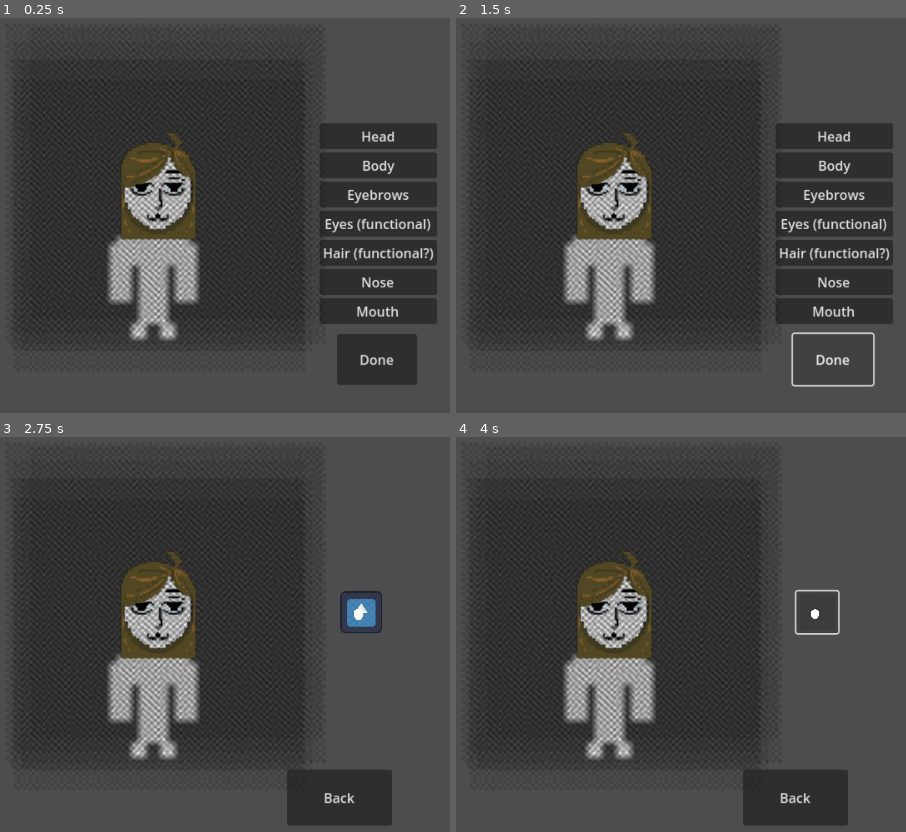
Above: before the commit, frames 1-4 (two rows, left to right).
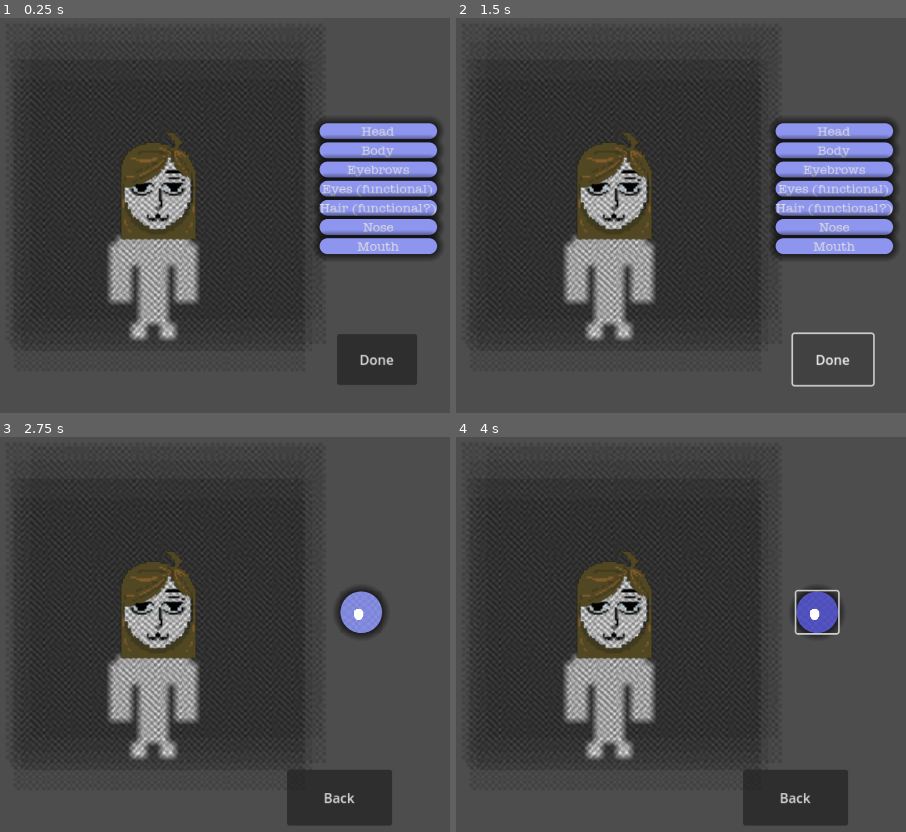
Above: after the commit, the same moments.

Repository: JordanFreyman/group-6
Game: Godot game, scene res://scene_manager.tscn
Two runs of this game, one before a commit and one after it. Both use one fixed random seed, a clock stepped at 60 frames per second and the inputs below. The engine's default icon, where the game draws it, is replaced by a stand-in: a white triangle on a blue panel in a dark square.
Inputs (mouse positions are in pixels of both pictures, inside the frame that each line leads up to):
- Up to frame 1 (0.25 s): no input
- Up to frame 2 (1.5 s): click "Done" at 0.5 s; click "Done" at 1.25 s
- Up to frame 3 (2.75 s): click "Head" at 2 s
- Up to frame 4 (4 s): click (816, 610) at 2.75 s; click (816, 610) at 3.5 s

The runs differ from the first frame. In frame 1, 13% of the frame differs, in the area x 70-98%, y 25-78%; in frame 2, 13%; in frame 3, 1.0%; in frame 4, 0.9%.

Commit message:
applied new theme to all buttons

Diff:
--- a/godot/body.tscn
+++ b/godot/body.tscn
@@ -7,9 +7,9 @@
 [ext_resource type="Texture2D" uid="uid://c3l18r0xcr67m" path="res://Art/CompositeSpriteSheets/Eyebrows1.png" id="5_titg8"]
 [ext_resource type="Texture2D" uid="uid://cpltqnjbbrpw3" path="res://Art/CompositeSpriteSheets/Eyes1.png" id="6_jtyji"]
 [ext_resource type="Texture2D" uid="uid://d0fld68dlpb6f" path="res://Art/CompositeSpriteSheets/Nose1.png" id="7_xte7u"]
-[ext_resource type="Theme" uid="uid://dwy6h3pp5fuit" path="res://Art/Default_Button.tres" id="8_i03k6"]
 [ext_resource type="Texture2D" uid="uid://k6eaaouf4uj8" path="res://Art/CompositeSpriteSheets/Mouth1.png" id="8_rsf0a"]
 [ext_resource type="Texture2D" uid="uid://dwn5pgjum2eq7" path="res://Art/CompositeSpriteSheets/Hair1.png" id="9_2c87r"]
+[ext_resource type="Theme" uid="uid://cjib8vu7cprxw" path="res://Themes/testTheme.tres" id="10_b22vq"]
 
 [sub_resource type="GDScript" id="GDScript_4m84k"]
 script/source = "extends Control
@@ -88,7 +88,7 @@
 [node name="Body1" type="Button" parent="Menu/GridContainer"]
 custom_minimum_size = Vector2(50, 50)
 layout_mode = 2
-theme = ExtResource("8_i03k6")
+theme = ExtResource("10_b22vq")
 icon = ExtResource("3_hlmvs")
 icon_alignment = 1
 expand_icon = true
--- a/godot/character.tscn
+++ b/godot/character.tscn
@@ -9,6 +9,7 @@
 [ext_resource type="Texture2D" uid="uid://d0fld68dlpb6f" path="res://Art/CompositeSpriteSheets/Nose1.png" id="7_ipkly"]
 [ext_resource type="Texture2D" uid="uid://k6eaaouf4uj8" path="res://Art/CompositeSpriteSheets/Mouth1.png" id="8_w5ccl"]
 [ext_resource type="Texture2D" uid="uid://dwn5pgjum2eq7" path="res://Art/CompositeSpriteSheets/Hair1.png" id="9_ux7m7"]
+[ext_resource type="Theme" uid="uid://cjib8vu7cprxw" path="res://Themes/testTheme.tres" id="10_n0wv4"]
 
 [node name="Character" type="Node2D"]
 position = Vector2(19, -153)
@@ -72,30 +73,37 @@
 
 [node name="ViewHead" type="Button" parent="Menu/MarginContainer/VBoxContainer"]
 layout_mode = 2
+theme = ExtResource("10_n0wv4")
 text = "Head"
 
 [node name="ViewBody" type="Button" parent="Menu/MarginContainer/VBoxContainer"]
 layout_mode = 2
+theme = ExtResource("10_n0wv4")
 text = "Body"
 
 [node name="ViewEyebrows" type="Button" parent="Menu/MarginContainer/VBoxContainer"]
 layout_mode = 2
+theme = ExtResource("10_n0wv4")
 text = "Eyebrows"
 
 [node name="ViewEyes" type="Button" parent="Menu/MarginContainer/VBoxContainer"]
 layout_mode = 2
+theme = ExtResource("10_n0wv4")
 text = "Eyes (functional)"
 
 [node name="ViewHair" type="Button" parent="Menu/MarginContainer/VBoxContainer"]
 layout_mode = 2
+theme = ExtResource("10_n0wv4")
 text = "Hair (functional?)"
 
 [node name="ViewNose" type="Button" parent="Menu/MarginContainer/VBoxContainer"]
 layout_mode = 2
+theme = ExtResource("10_n0wv4")
 text = "Nose"
 
 [node name="ViewMouth" type="Button" parent="Menu/MarginContainer/VBoxContainer"]
 layout_mode = 2
+theme = ExtResource("10_n0wv4")
 text = "Mouth"
 
 [node name="Button" type="Button" parent="Menu"]
--- a/godot/eyebrows.tscn
+++ b/godot/eyebrows.tscn
@@ -7,9 +7,9 @@
 [ext_resource type="Texture2D" uid="uid://dwn5pgjum2eq7" path="res://Art/CompositeSpriteSheets/Hair1.png" id="5_x6jlu"]
 [ext_resource type="Texture2D" uid="uid://cpltqnjbbrpw3" path="res://Art/CompositeSpriteSheets/Eyes1.png" id="6_hhyrh"]
 [ext_resource type="Texture2D" uid="uid://k6eaaouf4uj8" path="res://Art/CompositeSpriteSheets/Mouth1.png" id="7_atdlb"]
-[ext_resource type="Theme" uid="uid://dwy6h3pp5fuit" path="res://Art/Default_Button.tres" id="8_5ntgo"]
 [ext_resource type="Texture2D" uid="uid://d0fld68dlpb6f" path="res://Art/CompositeSpriteSheets/Nose1.png" id="8_rqqfo"]
 [ext_resource type="Texture2D" uid="uid://c3l18r0xcr67m" path="res://Art/CompositeSpriteSheets/Eyebrows1.png" id="9_10iab"]
+[ext_resource type="Theme" uid="uid://cjib8vu7cprxw" path="res://Themes/testTheme.tres" id="10_fiyd2"]
 [ext_resource type="Texture2D" uid="uid://x6kx7rftbrqh" path="res://Art/CompositeSpriteSheets/Eyebrows2.png" id="10_o7jat"]
 
 [sub_resource type="GDScript" id="GDScript_4m84k"]
@@ -89,7 +89,7 @@
 [node name="Eyebrows1" type="Button" parent="Menu/GridContainer"]
 custom_minimum_size = Vector2(50, 50)
 layout_mode = 2
-theme = ExtResource("8_5ntgo")
+theme = ExtResource("10_fiyd2")
 icon = ExtResource("9_10iab")
 icon_alignment = 1
 expand_icon = true
@@ -97,7 +97,7 @@
 [node name="Eyebrows2" type="Button" parent="Menu/GridContainer"]
 custom_minimum_size = Vector2(50, 50)
 layout_mode = 2
-theme = ExtResource("8_5ntgo")
+theme = ExtResource("10_fiyd2")
 icon = ExtResource("10_o7jat")
 icon_alignment = 1
 expand_icon = true
--- a/godot/eyes.tscn
+++ b/godot/eyes.tscn
@@ -9,7 +9,7 @@
 [ext_resource type="Texture2D" uid="uid://d0fld68dlpb6f" path="res://Art/CompositeSpriteSheets/Nose1.png" id="7_lw5kf"]
 [ext_resource type="Texture2D" uid="uid://k6eaaouf4uj8" path="res://Art/CompositeSpriteSheets/Mouth1.png" id="8_2s31x"]
 [ext_resource type="Texture2D" uid="uid://dwn5pgjum2eq7" path="res://Art/CompositeSpriteSheets/Hair1.png" id="9_0r8w8"]
-[ext_resource type="Theme" uid="uid://dwy6h3pp5fuit" path="res://Art/Default_Button.tres" id="9_x6bo3"]
+[ext_resource type="Theme" uid="uid://cjib8vu7cprxw" path="res://Themes/testTheme.tres" id="10_mfekp"]
 [ext_resource type="Texture2D" uid="uid://cq8kkurfsrj12" path="res://Art/CompositeSpriteSheets/Eyes2.png" id="10_x2rkw"]
 
 [sub_resource type="GDScript" id="GDScript_4m84k"]
@@ -89,7 +89,7 @@
 [node name="Eyes1" type="Button" parent="Menu/GridContainer"]
 custom_minimum_size = Vector2(50, 50)
 layout_mode = 2
-theme = ExtResource("9_x6bo3")
+theme = ExtResource("10_mfekp")
 icon = ExtResource("6_mifkf")
 icon_alignment = 1
 expand_icon = true
@@ -97,7 +97,7 @@
 [node name="Eyes2" type="Button" parent="Menu/GridContainer"]
 custom_minimum_size = Vector2(50, 50)
 layout_mode = 2
-theme = ExtResource("9_x6bo3")
+theme = ExtResource("10_mfekp")
 icon = ExtResource("10_x2rkw")
 icon_alignment = 1
 expand_icon = true
--- a/godot/hair.tscn
+++ b/godot/hair.tscn
@@ -8,8 +8,8 @@
 [ext_resource type="Texture2D" uid="uid://cpltqnjbbrpw3" path="res://Art/CompositeSpriteSheets/Eyes1.png" id="6_8gw2i"]
 [ext_resource type="Texture2D" uid="uid://d0fld68dlpb6f" path="res://Art/CompositeSpriteSheets/Nose1.png" id="7_yiga6"]
 [ext_resource type="Texture2D" uid="uid://k6eaaouf4uj8" path="res://Art/CompositeSpriteSheets/Mouth1.png" id="8_2j6j2"]
-[ext_resource type="Theme" uid="uid://dwy6h3pp5fuit" path="res://Art/Default_Button.tres" id="8_m4jse"]
 [ext_resource type="Texture2D" uid="uid://dwn5pgjum2eq7" path="res://Art/CompositeSpriteSheets/Hair1.png" id="9_3yd8x"]
+[ext_resource type="Theme" uid="uid://cjib8vu7cprxw" path="res://Themes/testTheme.tres" id="10_4nx3f"]
 [ext_resource type="Texture2D" uid="uid://dh11bdn7qliyc" path="res://Art/CompositeSpriteSheets/Hair2.png" id="10_i54w4"]
 
 [sub_resource type="GDScript" id="GDScript_4m84k"]
@@ -89,7 +89,7 @@
 [node name="Hair1" type="Button" parent="Menu/GridContainer"]
 custom_minimum_size = Vector2(50, 50)
 layout_mode = 2
-theme = ExtResource("8_m4jse")
+theme = ExtResource("10_4nx3f")
 icon = ExtResource("9_3yd8x")
 icon_alignment = 1
 expand_icon = true
@@ -97,7 +97,7 @@
 [node name="Hair2" type="Button" parent="Menu/GridContainer"]
 custom_minimum_size = Vector2(50, 50)
 layout_mode = 2
-theme = ExtResource("8_m4jse")
+theme = ExtResource("10_4nx3f")
 icon = ExtResource("10_i54w4")
 icon_alignment = 1
 expand_icon = true
--- a/godot/head.tscn
+++ b/godot/head.tscn
@@ -6,10 +6,10 @@
 [ext_resource type="Texture2D" uid="uid://c3l18r0xcr67m" path="res://Art/CompositeSpriteSheets/Eyebrows1.png" id="5_x4i2c"]
 [ext_resource type="Texture2D" uid="uid://cpltqnjbbrpw3" path="res://Art/CompositeSpriteSheets/Eyes1.png" id="6_g07xo"]
 [ext_resource type="Texture2D" uid="uid://d0fld68dlpb6f" path="res://Art/CompositeSpriteSheets/Nose1.png" id="7_qc53t"]
-[ext_resource type="Theme" uid="uid://dwy6h3pp5fuit" path="res://Art/Default_Button.tres" id="8_fdfdb"]
 [ext_resource type="Texture2D" uid="uid://k6eaaouf4uj8" path="res://Art/CompositeSpriteSheets/Mouth1.png" id="8_kyejb"]
 [ext_resource type="Texture2D" uid="uid://dsqmxnmltxw67" path="res://Art/CompositeSpriteSheets/Head1.png" id="9_i4eqi"]
 [ext_resource type="Texture2D" uid="uid://dwn5pgjum2eq7" path="res://Art/CompositeSpriteSheets/Hair1.png" id="9_jxt1f"]
+[ext_resource type="Theme" uid="uid://cjib8vu7cprxw" path="res://Themes/testTheme.tres" id="10_5r58s"]
 
 [sub_resource type="GDScript" id="GDScript_4m84k"]
 script/source = "extends Control
@@ -88,7 +88,7 @@
 [node name="Head1" type="Button" parent="Menu/GridContainer"]
 custom_minimum_size = Vector2(50, 50)
 layout_mode = 2
-theme = ExtResource("8_fdfdb")
+theme = ExtResource("10_5r58s")
 icon = ExtResource("9_i4eqi")
 icon_alignment = 1
 expand_icon = true
--- a/godot/mouth.tscn
+++ b/godot/mouth.tscn
@@ -7,9 +7,9 @@
 [ext_resource type="Texture2D" uid="uid://c3l18r0xcr67m" path="res://Art/CompositeSpriteSheets/Eyebrows1.png" id="5_c81pi"]
 [ext_resource type="Texture2D" uid="uid://cpltqnjbbrpw3" path="res://Art/CompositeSpriteSheets/Eyes1.png" id="6_1fef1"]
 [ext_resource type="Texture2D" uid="uid://d0fld68dlpb6f" path="res://Art/CompositeSpriteSheets/Nose1.png" id="7_dcrr8"]
-[ext_resource type="Theme" uid="uid://dwy6h3pp5fuit" path="res://Art/Default_Button.tres" id="8_hrrs6"]
 [ext_resource type="Texture2D" uid="uid://k6eaaouf4uj8" path="res://Art/CompositeSpriteSheets/Mouth1.png" id="8_llxcv"]
 [ext_resource type="Texture2D" uid="uid://dwn5pgjum2eq7" path="res://Art/CompositeSpriteSheets/Hair1.png" id="9_igw2s"]
+[ext_resource type="Theme" uid="uid://cjib8vu7cprxw" path="res://Themes/testTheme.tres" id="10_cb8ut"]
 [ext_resource type="Texture2D" uid="uid://d64v6def7lnx" path="res://Art/CompositeSpriteSheets/Mouth2.png" id="11_nekj4"]
 
 [sub_resource type="GDScript" id="GDScript_4m84k"]
@@ -89,7 +89,7 @@
 [node name="Mouth1" type="Button" parent="Menu/GridContainer"]
 custom_minimum_size = Vector2(50, 50)
 layout_mode = 2
-theme = ExtResource("8_hrrs6")
+theme = ExtResource("10_cb8ut")
 icon = ExtResource("8_llxcv")
 icon_alignment = 1
 expand_icon = true
@@ -97,7 +97,7 @@
 [node name="Mouth2" type="Button" parent="Menu/GridContainer"]
 custom_minimum_size = Vector2(50, 50)
 layout_mode = 2
-theme = ExtResource("8_hrrs6")
+theme = ExtResource("10_cb8ut")
 icon = ExtResource("11_nekj4")
 icon_alignment = 1
 expand_icon = true
--- a/godot/nose.tscn
+++ b/godot/nose.tscn
@@ -8,8 +8,8 @@
 [ext_resource type="Texture2D" uid="uid://cpltqnjbbrpw3" path="res://Art/CompositeSpriteSheets/Eyes1.png" id="6_rfdrx"]
 [ext_resource type="Texture2D" uid="uid://d0fld68dlpb6f" path="res://Art/CompositeSpriteSheets/Nose1.png" id="7_chsr7"]
 [ext_resource type="Texture2D" uid="uid://k6eaaouf4uj8" path="res://Art/CompositeSpriteSheets/Mouth1.png" id="8_a3rqc"]
-[ext_resource type="Theme" uid="uid://dwy6h3pp5fuit" path="res://Art/Default_Button.tres" id="8_qdvde"]
 [ext_resource type="Texture2D" uid="uid://dwn5pgjum2eq7" path="res://Art/CompositeSpriteSheets/Hair1.png" id="9_n6mfw"]
+[ext_resource type="Theme" uid="uid://cjib8vu7cprxw" path="res://Themes/testTheme.tres" id="10_wwcf5"]
 [ext_resource type="Texture2D" uid="uid://b5sps6qivlf4h" path="res://Art/CompositeSpriteSheets/Nose2.png" id="11_bam3x"]
 
 [sub_resource type="GDScript" id="GDScript_4m84k"]
@@ -89,7 +89,7 @@
 [node name="Nose1" type="Button" parent="Menu/GridContainer"]
 custom_minimum_size = Vector2(50, 50)
 layout_mode = 2
-theme = ExtResource("8_qdvde")
+theme = ExtResource("10_wwcf5")
 icon = ExtResource("7_chsr7")
 icon_alignment = 1
 expand_icon = true
@@ -97,7 +97,7 @@
 [node name="Nose2" type="Button" parent="Menu/GridContainer"]
 custom_minimum_size = Vector2(50, 50)
 layout_mode = 2
-theme = ExtResource("8_qdvde")
+theme = ExtResource("10_wwcf5")
 icon = ExtResource("11_bam3x")
 icon_alignment = 1
 expand_icon = true
Not shown: 1 places in godot/character.tscn that only renumber resources
Not shown: 1 places in godot/demoMap.tscn that only renumber resources
